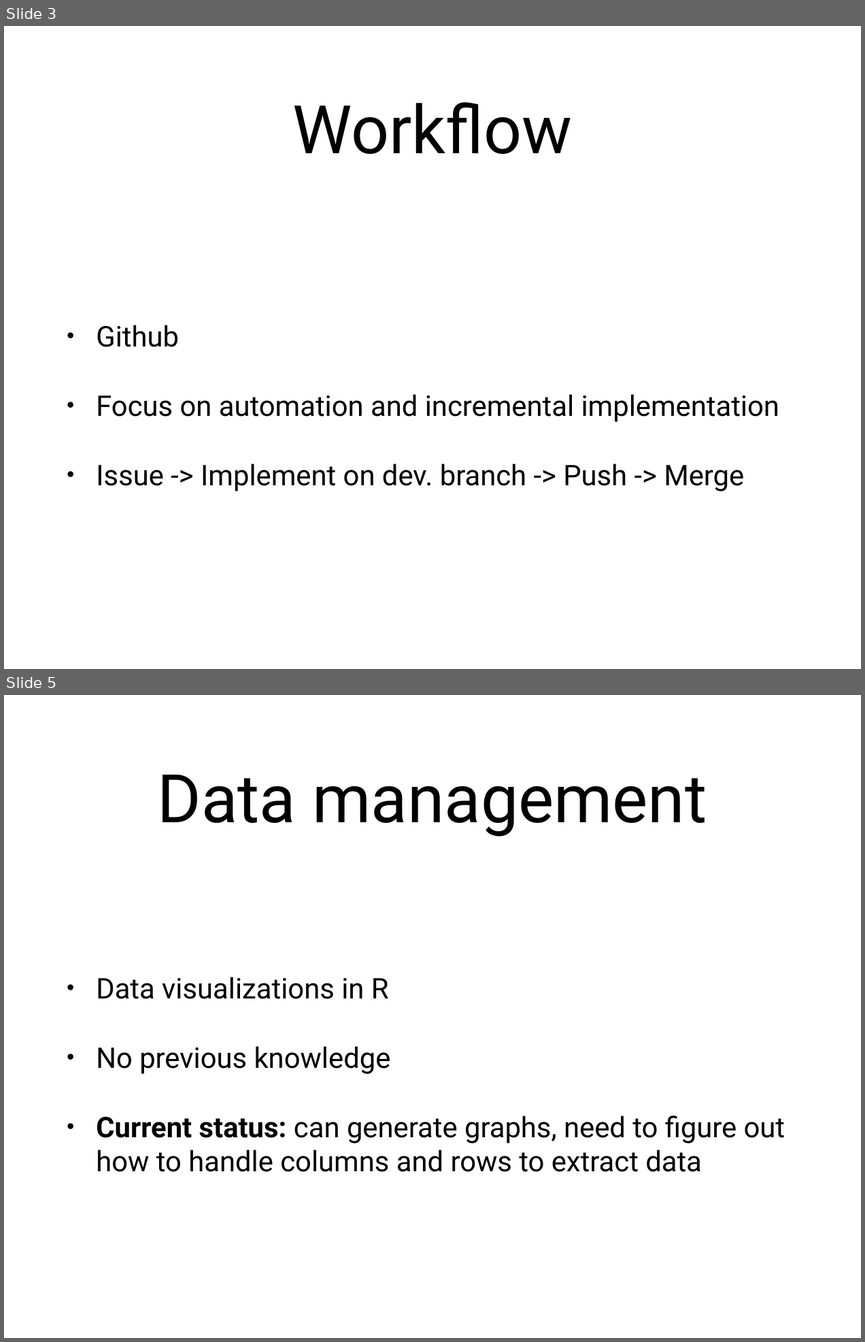
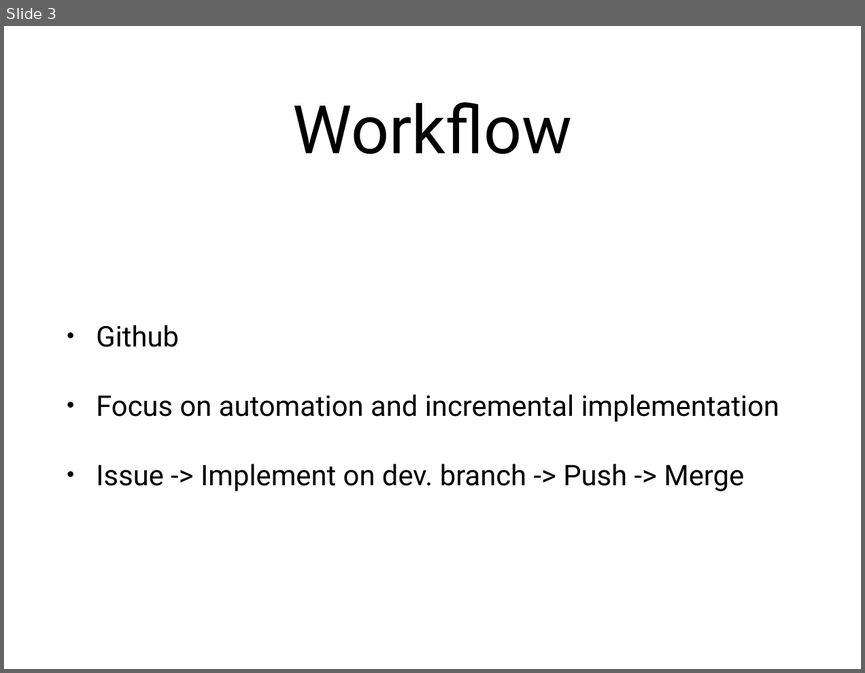
Before and after one commit to simpajj/go-parallel-benchmarks, a slide deck: presentation/presentation.pptx. Shown one above the other, each under a label of ours: slides 3 and 5 before the commit, slide 3 after it; the slides between them are not shown. The pictures are 865x1342 and 865x673 pixels, drawn with LibreOffice and Linux fonts; fonts in the diff are those of the drawing. Boxes give left, top, right and bottom in pixels: in the first picture for what was removed or moved away, otherwise in the second. Text is boxed around its words. In the diff, an @@ line names an element or a change of style, - is before the commit and + after.

```diff
--- a/presentation/presentation.pptx
+++ b/presentation/presentation.pptx
@@ slide 5 removed at bbox=[4, 695, 861, 1338], background #FFFFFF @@
@@ title removed at bbox=[157, 775, 707, 836] @@
-Data management
@@ text removed at bbox=[96, 977, 785, 1172] @@
-• Data visualizations in R
-• No previous knowledge
-• Current status: can generate graphs, need to figure out how to handle columns and rows to extract data
```
Also in this commit, not shown: 2 slides changed, 9 other files.
